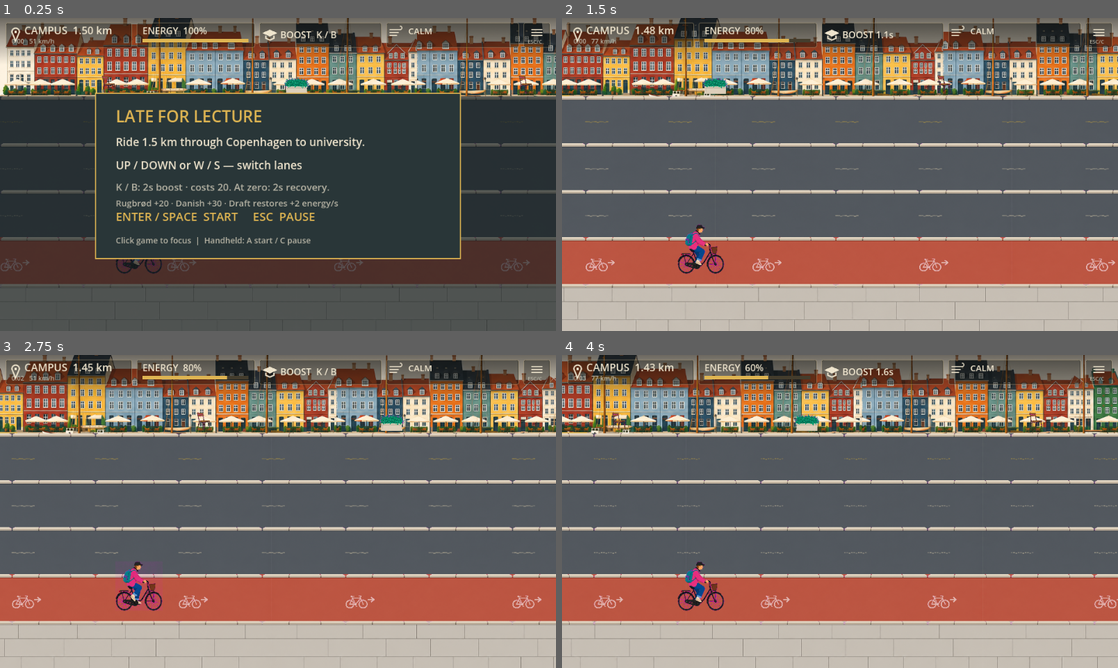
Above: before the commit, frames 1-4 (two rows, left to right).
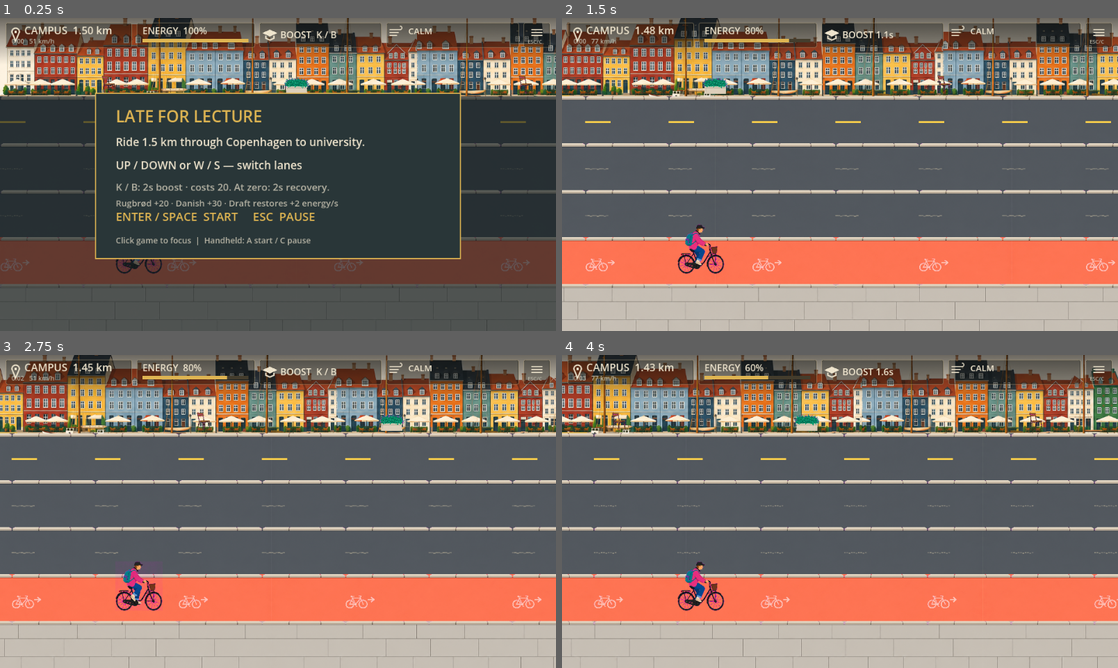
Above: after the commit, the same moments.

Repository: valesin/RushToCampus
Game: Godot game, scene res://scenes/cycling/CyclingGame.tscn
The game is run twice, just before and just after one commit, with the same random seed, the same clock (stepped at 60 frames per second) and the same inputs.
Inputs (mouse positions are in pixels of both pictures, inside the frame that each line leads up to):
- Up to frame 1 (0.25 s): no input
- Up to frame 2 (1.5 s): tap Enter at 0.5 s; move the mouse to (962, 158) at 0.52 s; hold K (cycling_boost) 0.53-1.28 s; hold D (move_right) from 0.53 s (still down); click (962, 158) at 0.67 s; tap Space (jump) at 0.77 s; move the mouse to (728, 190) at 1.27 s; tap J (cycling_confirm) at 1.35 s
- Up to frame 3 (2.75 s): tap Space (jump) at 1.52 s; move the mouse to (333, 442) at 2.02 s; release D (move_right) at 2.03 s; hold A (move_left) from 2.03 s (still down); tap Enter at 2.1 s
- Up to frame 4 (4 s): move the mouse to (812, 574) at 2.77 s; release A (move_left) at 2.78 s; hold D (move_right) from 2.78 s (still down); tap Keypad Enter at 2.85 s; click (812, 574) at 2.92 s; tap Space (jump) at 3.02, 3.77 s; move the mouse to (1006, 558) at 3.52 s; hold K (cycling_boost) from 3.53 s (still down)

The runs differ from the first frame. In frame 1, less than 0.1% of the frame differs, in the area x 0-95%, y 32-34%; in frame 2, 14%; in frame 3, 14%; in frame 4, 14%, in the area x 0-100%, y 32-86%.

Commit message:
Brighten cycle track and distinguish bus lane with yellow markings

Diff:
--- a/retro-biker/scripts/cycling/presentation.gd
+++ b/retro-biker/scripts/cycling/presentation.gd
@@ -158,7 +158,9 @@
 			c.draw_set_transform(Vector2(left+512.0 if mirrored else left,Layout.lane_top(lane_id)),0,Vector2(-1 if mirrored else 1,1))
 			var texture: Texture2D = clean_art.materials if clean_theme else street_materials
 			var region: Rect2 = CleanTheme.scaled_region(source,texture,Vector2(1254,1254)) if clean_theme else source
-			c.draw_texture_rect_region(texture,Rect2(0,0,512,Layout.LANE_HEIGHT),region,Color.WHITE if clean_theme else Color("#c8bba4"))
+			var surface_tint: Color = Color.WHITE if clean_theme else Color("#c8bba4")
+			if lane_id == 3: surface_tint = Color(1.35,1.35,1.25)
+			c.draw_texture_rect_region(texture,Rect2(0,0,512,Layout.LANE_HEIGHT),region,surface_tint)
 			c.draw_set_transform(Vector2.ZERO)
 		# Shadow lives within its lane and never changes the playable band.
 		c.draw_line(Vector2(0,Layout.lane_top(lane_id)+6),Vector2(960,Layout.lane_top(lane_id)+6),Color(0,0,0,0.25),2)
@@ -180,7 +182,10 @@
 		var x: float = tile*144.0-scroll
 		for lane_id in 3:
 			var y: float = Layout.lane_top(lane_id)+Layout.LANE_HEIGHT*0.53
-			var tint: Color = Color("#a48d46") if lane_id == 0 else Color("#b8af98")
+			if lane_id == 0:
+				c.draw_rect(Rect2(x,y,44,3.5),Color("#ffd34a"))
+				continue
+			var tint: Color = Color("#b8af98")
 			for chip in 10:
 				var fade: float = 0.27+float(posmod(tile*17+chip*7+lane_id,9))*0.035
 				tint.a = fade
